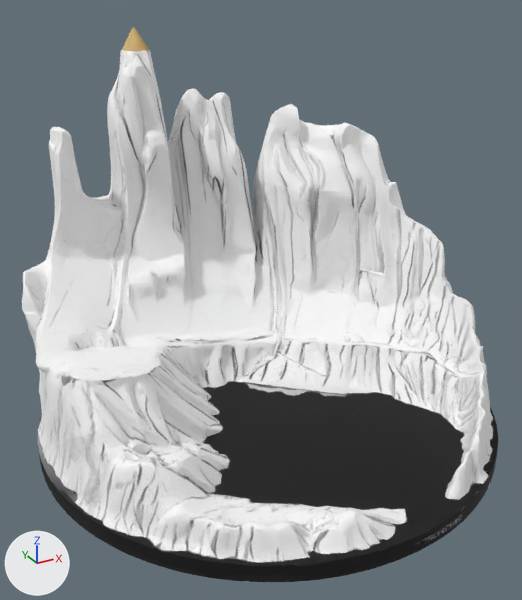
The glTF model public/models/mapbox/torres_del_paine.glb: old version first, new version second.
Both versions are drawn from a camera (50 mm lens) standing at (-1.31, -2.32, 0.94) and looking at (-0.07, -0.06, -0.19). The lights are fixed; the arrows at lower left show +X, +Y and +Z. The picture after the commit comes second. Where no turn or scale is listed for an object, it has been applied to the vertices.

Script lines for the objects in view, before the commit:
```python
mat_material_0 = principled_material('Material_0')
mat_material_0.texture = img_image_0
mat_material_0.roughness = 0.8
me_mesh_0 = bpy.data.meshes.new('Mesh_0')
me_mesh_0.from_pydata(...)  # 15436 vertices, 30867 faces; spans x -0.95..0.95, y -0.95..0.95, z -0.78..0.78
me_mesh_0.materials.append(mat_material_0)  # picture img_image_0
ob_mesh_0 = bpy.data.objects.new('Mesh_0', me_mesh_0)
ob_mesh_0.location = (-0.001, 0.0, -0.001)
```
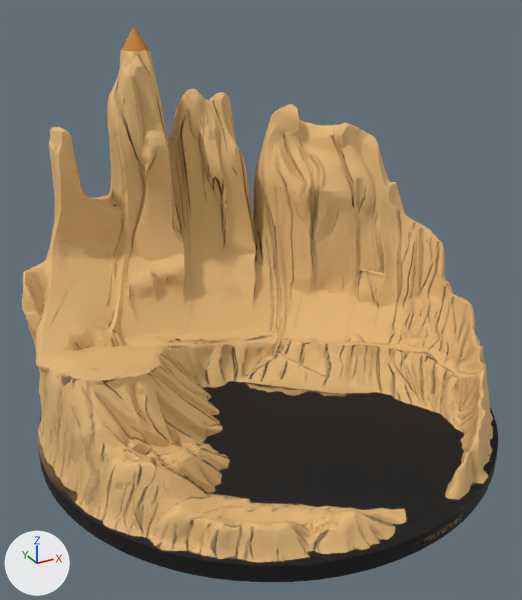
Pixel boxes (x1, y1, x2, y2) of what changed, in the pictures (522 x 600 px):
'Mesh_0', recoloured (white to orange): (22, 27, 496, 582) in both

Patch to the scene script:
```diff
--- a/public/models/mapbox/torres_del_paine.glb.py
+++ b/public/models/mapbox/torres_del_paine.glb.py
@@ mat_material_0 @@
 n1 = _N.new('ShaderNodeOutputMaterial'); n1.name = 'Material Output'
+n3 = _N.new('ShaderNodeMix'); n3.name = 'Mix'
+n3.data_type = 'RGBA'
+n3.blend_type = 'MULTIPLY'
+n3.inputs[0].default_value = 1.0  # 'Factor'
+n3.inputs[7].default_value = (0.804, 0.498, 0.196, 1.0)  # 'B', beige #e8bb7a
 n2 = _N.new('ShaderNodeTexImage'); n2.name = 'Image Texture'
@@ mat_material_0 @@
 n0 = _N.new('ShaderNodeBsdfPrincipled'); n0.name = 'Principled BSDF'
 _L.new(n0.outputs[0], n1.inputs[0])  # 'BSDF' to 'Surface'
-_L.new(n2.outputs[0], n0.inputs[0])  # 'Color' to 'Base Color'
+_L.new(n3.outputs[2], n0.inputs[0])  # 'Result' to 'Base Color'
+_L.new(n2.outputs[0], n3.inputs[6])  # 'Color' to 'A'
```
